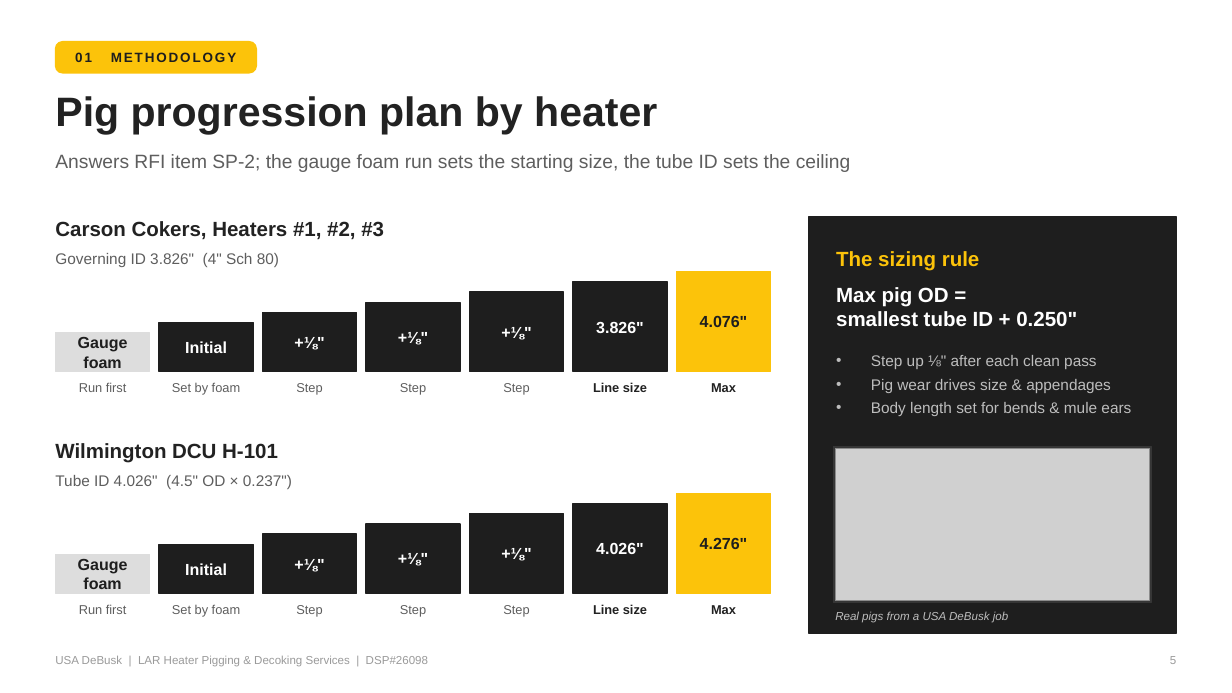
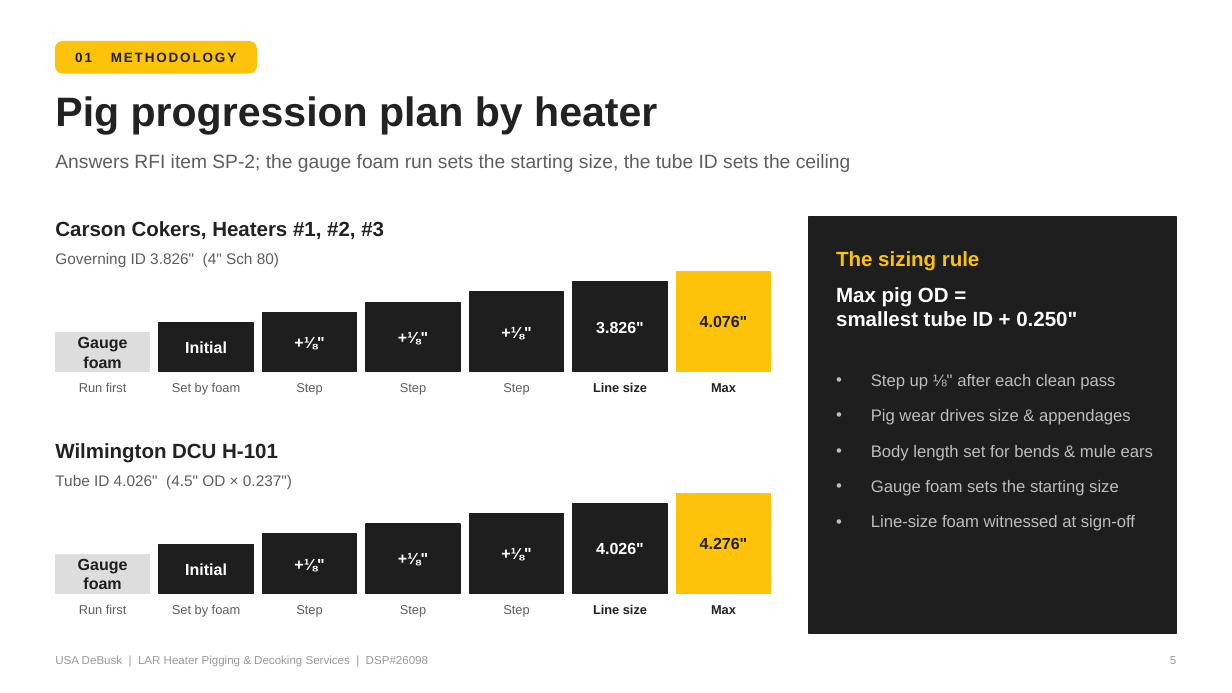
Before and after one commit to TheSkinz/obsidian-work, a slide deck: slide 5 of 02-facilities/Marathon/Carson-CA/DSP26098-technical-presentation/LAR_Technical_Proposal_Presentation.pptx. Drawn at 1232x693 pixels with LibreOffice and Linux fonts; fonts in the diff are those of the drawing; grey boxes stand for pictures. Boxes give left, top, right and bottom in pixels: in the first picture for what was removed or moved away, otherwise in the second. Text is boxed around its words. In the diff, an @@ line names an element or a change of style, - is before the commit and + after.

```diff
--- a/02-facilities/Marathon/Carson-CA/DSP26098-technical-presentation/LAR_Technical_Proposal_Presentation.pptx
+++ b/02-facilities/Marathon/Carson-CA/DSP26098-technical-presentation/LAR_Technical_Proposal_Presentation.pptx
@@ text "Step up ⅛" after each ...": place and size @@
-text "Step up ⅛" after each ..." at [871, 355, 1131, 416]
+text "Step up ⅛" after each ..." at [871, 374, 1153, 531]
@@ text at [871, 374, 1153, 461]: size 12 to 13 pt in "Step up ⅛" after each clean pass", "Pig wear drives size & appendages", "Body length set for bends & mule ..."; more space between paragraphs @@
@@ rectangle removed at [834, 446, 1152, 603] @@
@@ picture removed at [836, 448, 1150, 601] @@
@@ text at [871, 480, 1135, 531]: paragraphs added @@
+• Gauge foam sets the starting size
+• Line-size foam witnessed at sign-off
@@ text removed at [835, 611, 1008, 623] @@
-Real pigs from a USA DeBusk job
```
Also in this commit, not shown: 19 other slides changed, 1 slide added, 4 other files.
